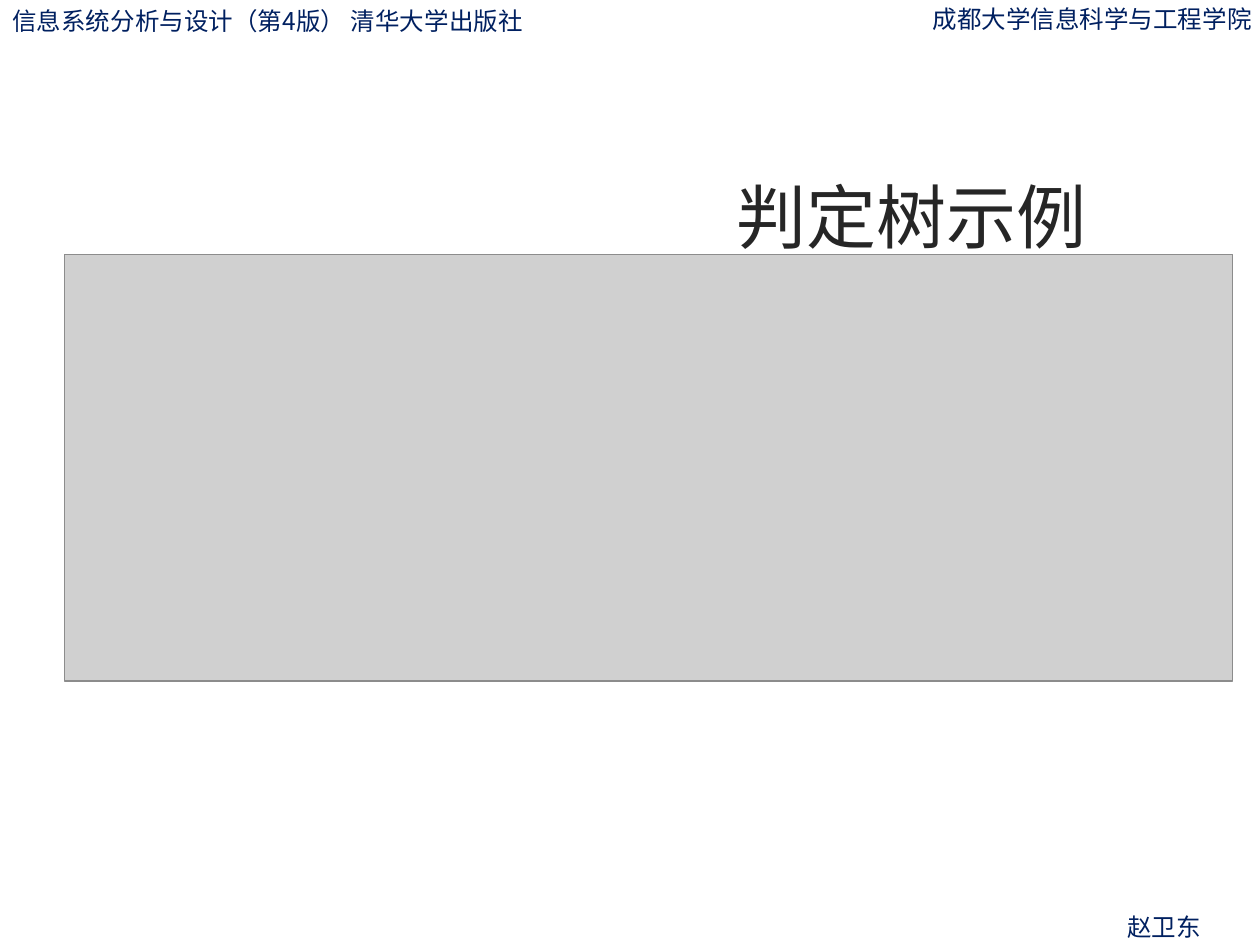
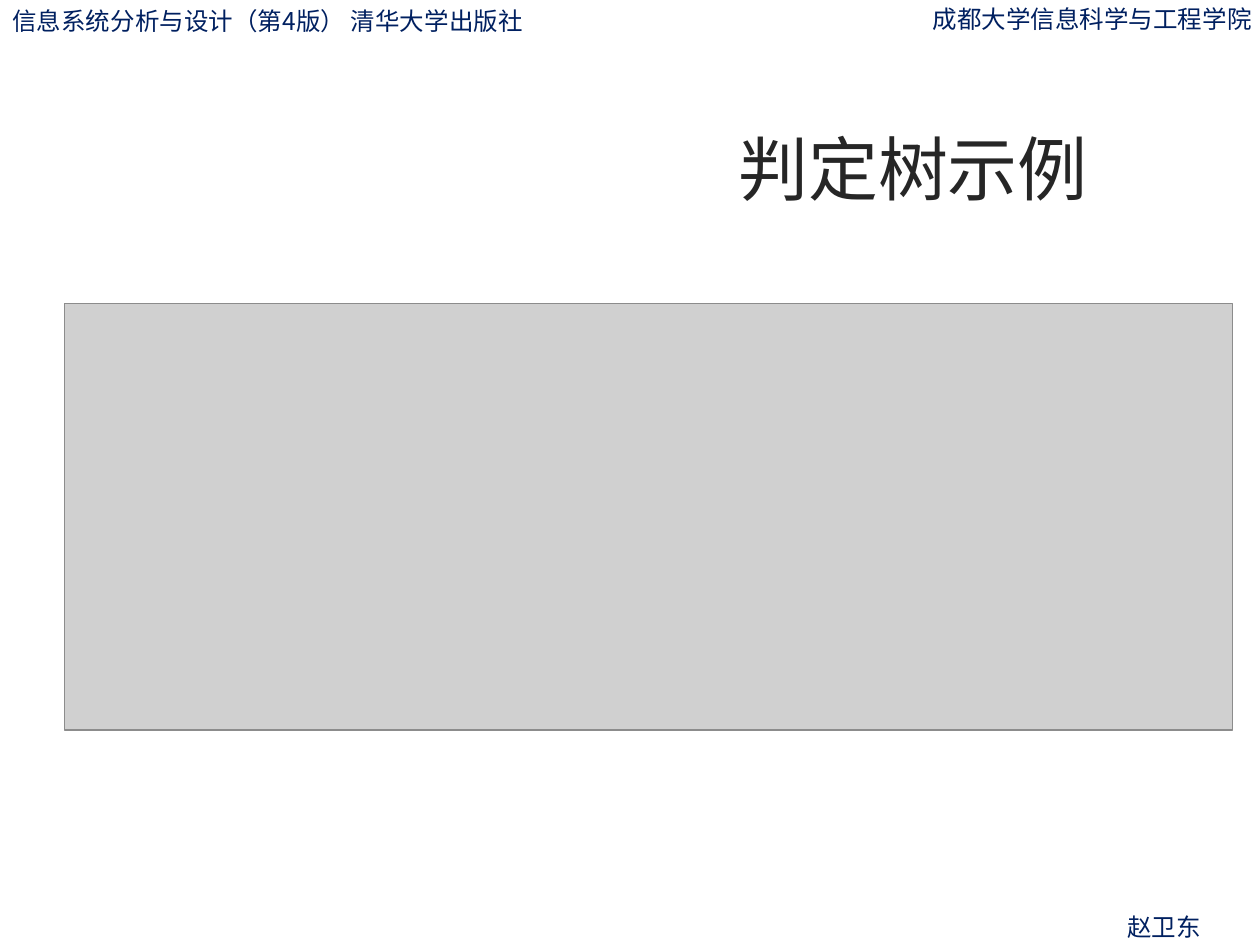
Before and after one commit to ylfagh/is_analysis-1, a slide deck: slide 111 of ppt/第6章-流程建模.pptx. Drawn at 1260x945 pixels with LibreOffice and Linux fonts; fonts in the diff are those of the drawing; grey boxes stand for pictures; background and template pictures are left out. Boxes give left, top, right and bottom in pixels: in the first picture for what was removed or moved away, otherwise in the second. Text is boxed around its words. In the diff, an @@ line names an element or a change of style, - is before the commit and + after.

```diff
--- a/ppt/第6章-流程建模.pptx
+++ b/ppt/第6章-流程建模.pptx
@@ title "判定树示例" rewrapped from bbox=[737, 184, 1087, 261] to bbox=[738, 136, 1088, 201] @@
@@ picture: place and size @@
-picture at bbox=[64, 255, 1232, 682]
+picture at bbox=[64, 304, 1232, 731]
```
Also in this commit, not shown: 51 other slides changed, 30 slides removed.
